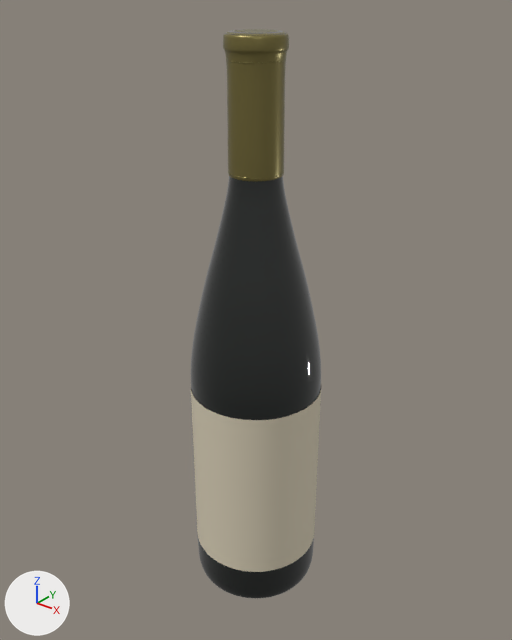
The glTF model public/models/nocturne-magnum.glb, before and after one commit.
Camera for both pictures: a camera (50 mm lens) standing at (2.65, -3.31, 2.23) and looking at (-0.04, 0.05, 0.15). The lights are fixed; the arrows at lower left show +X, +Y and +Z. The first picture is the older version. Where no turn or scale is listed for an object, it has been applied to the vertices. Vertices at exactly the same position are counted once.

Names of what the first picture shows: 'Dark green glass', 'Rolled metallic capsule with curved lip', 'Warm uncoated paper, full wrap' and 2 more.
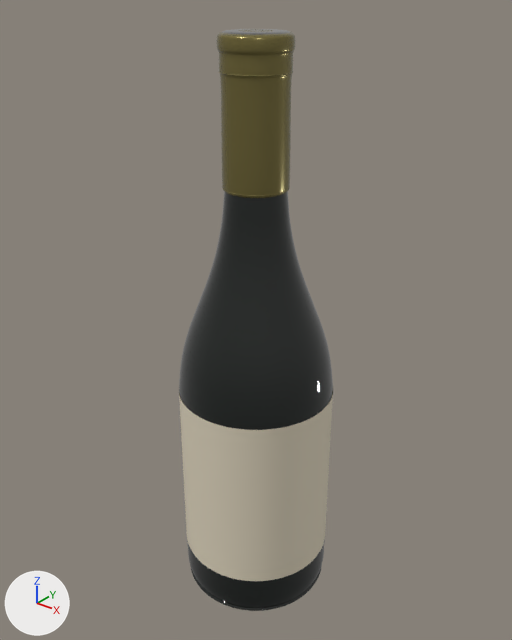
The change, as JSON lines over the scene's bpy script:
```json
{"block": "me_mesh_0", "where": "# used by ob_dark_green_glass; location = (0.0, 0.0, 0.0)"}
{"op": "remove", "block": "me_mesh_0", "code": "me_mesh_0.from_pydata(...)  # 9313 vertices, 18336 faces; spans x -0.45..0.45, y -0.45..0.45, z -1.93..1.96"}
{"op": "add", "block": "me_mesh_0", "code": "me_mesh_0.from_pydata(...)  # 9313 vertices, 18336 faces; spans x -0.53..0.53, y -0.53..0.53, z -1.93..1.96"}
{"block": "me_mesh_0", "change": "me_mesh_0 part 1: 9216 of 9313 vertices moved; they spanned x -0.45..0.45, y -0.45..0.45, z -1.93..1.96 and now span x -0.53..0.53, y -0.53..0.53, z -1.93..1.96; mean shift (0.0, 0.0, 0.0); largest move (0.07, -0.14, 1.37) -> (0.08, -0.17, 1.13)"}
{"block": "me_mesh_1", "where": "# used by ob_rolled_metallic_capsule_with_curved_lip; location = (0.0, 0.0, -1.96)"}
{"op": "remove", "block": "me_mesh_1", "code": "me_mesh_1.from_pydata(...)  # 4657 vertices, 9120 faces; spans x -0.184..0.184, y -0.184..0.184, z 3.114..3.92"}
{"op": "add", "block": "me_mesh_1", "code": "me_mesh_1.from_pydata(...)  # 6209 vertices, 12192 faces; spans x -0.22..0.22, y -0.22..0.22, z 3.024..3.92"}
{"block": "me_mesh_1", "change": "me_mesh_1 part 2: 4 vertices moved within x -0.064..0.064, y -0.064..0.064, z 3.92; 4470 vertices removed from x -0.184..0.184, y -0.184..0.184, z 3.114..3.92; 6022 vertices added at x -0.22..0.22, y -0.22..0.22, z 3.024..3.92"}
{"block": "me_mesh_4", "where": "# used by ob_warm_uncoated_paper__full_wrap; location = (0.0, 0.0, -0.958)"}
{"op": "remove", "block": "me_mesh_4", "code": "me_mesh_4.from_pydata(...)  # 194 vertices, 192 faces; spans x -0.451..0.451, y -0.451..0.451, z -0.647..0.647"}
{"op": "add", "block": "me_mesh_4", "code": "me_mesh_4.from_pydata(...)  # 194 vertices, 192 faces; spans x -0.533..0.533, y -0.533..0.533, z -0.641..0.641"}
{"block": "me_mesh_4", "change": "me_mesh_4 part 3: the whole mesh is multiplied about its middle by the matrix ((1.183, 0.0, 0.0), (0.0, 1.183, 0.0), (0.0, 0.0, 0.991))"}
{"op": "add", "block": "me_mesh_4_1", "code": ["me_mesh_4_1 = bpy.data.meshes.new('Mesh_4')", "me_mesh_4_1.from_pydata(...)  # 1067 vertices, 1920 faces; spans x -0.519..0.519, y -0.519..0.519, z -0.013..0.013", "me_mesh_4_1.materials.append(mat_material_0)  # black #030d07"]}
{"op": "set", "path": "ob_warm_uncoated_paper__full_wrap.location", "old": "(0.0, 0.0, -0.958)", "new": "(0.0, 0.0, -0.969)"}
{"op": "add", "block": "ob_mesh_4", "code": ["ob_mesh_4 = bpy.data.objects.new('Mesh_4', me_mesh_4_1)", "ob_mesh_4.location = (0.0, 0.0, -1.91)"]}
```

Pixel boxes (x1, y1, x2, y2) of what changed, in the pictures (512 x 640 px):
```json
{"object": "Dark green glass", "change": "reshaped", "before": [191, 30, 321, 598], "after": [179, 29, 333, 608], "on screen": "18% wider"}
{"object": "Warm uncoated paper, full wrap", "change": "reshaped, moved", "before": [191, 391, 321, 572], "after": [179, 395, 333, 581], "on screen": "18% wider"}
{"object": "Rolled metallic capsule with curved lip", "change": "reshaped", "before": [223, 29, 289, 181], "after": [217, 29, 295, 198], "on screen": "18% wider, 11% taller"}
{"object": "Mesh_4", "change": "added", "after": [190, 565, 322, 611]}
```
